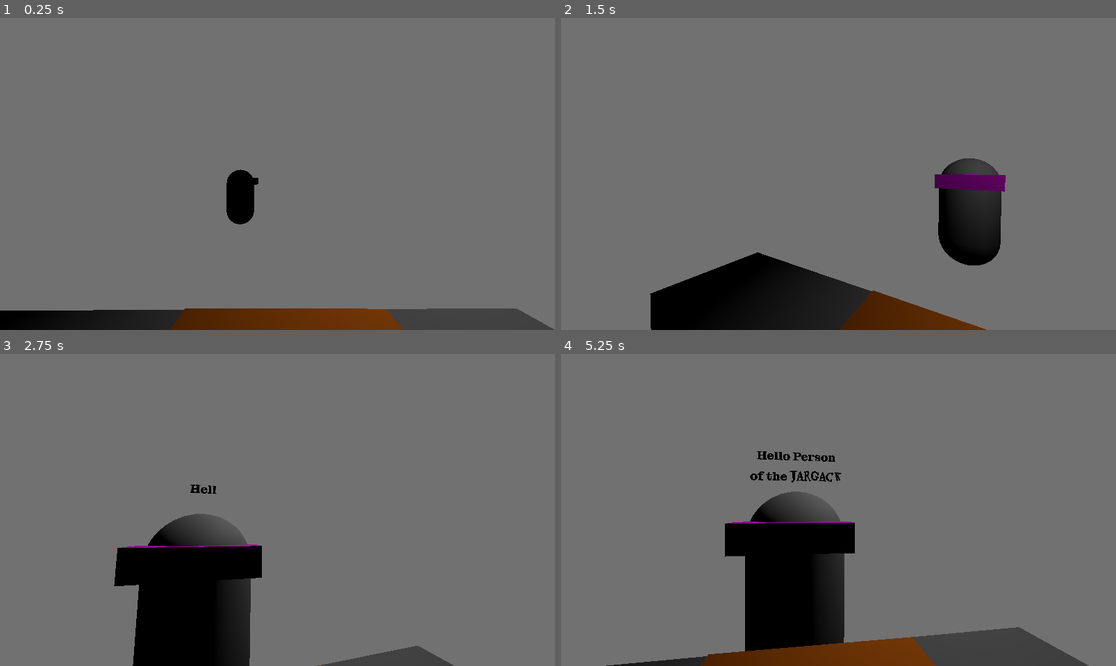
Above: before the commit, frames 1-4 (two rows, left to right).
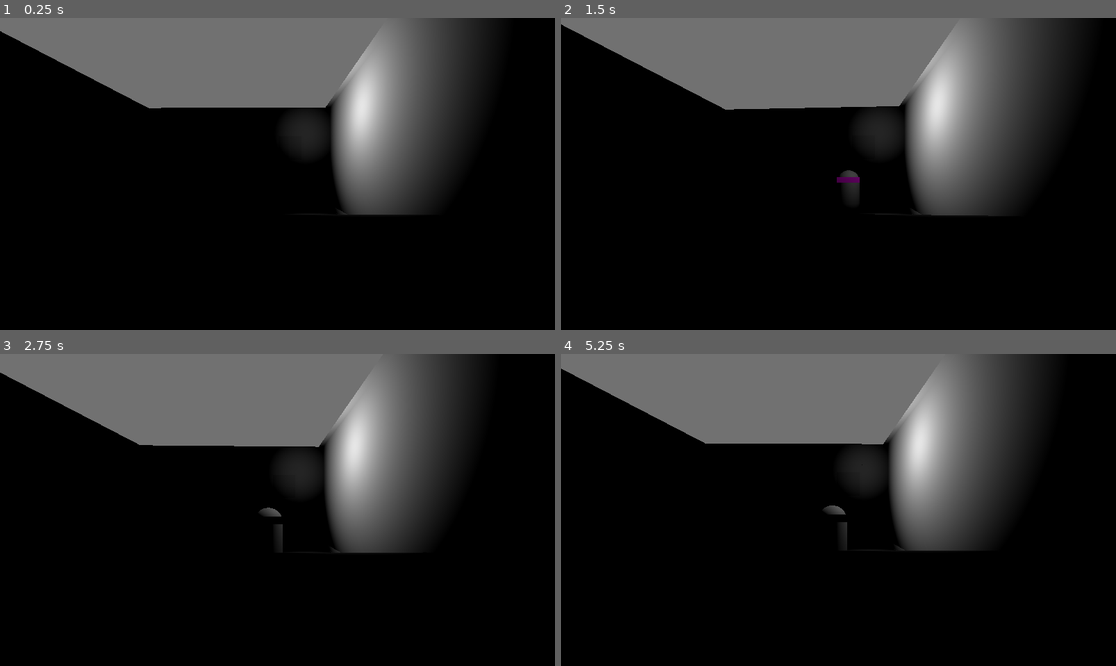
Above: after the commit, the same moments.

Repository: TheRedPipin/MonbullsAntiques
Game: Godot game, scene res://Scenes/MainScene.tscn
The game is run twice, just before and just after one commit, with the same random seed, the same clock (stepped at 60 frames per second) and the same inputs.
Inputs (mouse positions are in pixels of both pictures, inside the frame that each line leads up to):
- Up to frame 1 (0.25 s): no input
- Up to frame 2 (1.5 s): move the mouse to (866, 174) at 0.52 s; move the mouse to (810, 174) at 1.27 s
- Up to frame 3 (2.75 s): move the mouse to (288, 503) at 2.02 s
- Up to frame 4 (5.25 s): move the mouse to (832, 516) at 2.77 s; move the mouse to (877, 513) at 3.52 s; move the mouse to (794, 506) at 4.27 s; tap Enter at 5 s; move the mouse to (844, 510) at 5.02 s

The runs differ from the first frame. In frame 1, 79% of the frame differs, in the area x 0-100%, y 0-100%; in frame 2, 74%; in frame 3, 73%; in frame 4, 74%.

Commit message:
Added Basic Store [[NO TEXTURES]]

Diff:
--- a/Scenes/MainScene.tscn
+++ b/Scenes/MainScene.tscn
@@ -1,8 +1,9 @@
-[gd_scene load_steps=10 format=3 uid="uid://csibr8201025i"]
+[gd_scene load_steps=11 format=3 uid="uid://csibr8201025i"]
 
 [ext_resource type="Script" uid="uid://dna7g363tswq8" path="res://Scripts/PlayerLogic.gd" id="1_hpc76"]
 [ext_resource type="Script" uid="uid://dsyy6ynmyq23o" path="res://Scripts/MainGameLogic.gd" id="1_tr2i4"]
 [ext_resource type="PackedScene" uid="uid://dfca7nhy5ttrr" path="res://Scenes/Entitie.tscn" id="2_nhkr4"]
+[ext_resource type="PackedScene" uid="uid://cdn5hky6p4i8w" path="res://Monbull's Antiques.glb" id="4_7rqgy"]
 
 [sub_resource type="CapsuleMesh" id="CapsuleMesh_1305s"]
 
@@ -30,9 +31,9 @@
 spawn_point = NodePath("SpawnPoint")
 
 [node name="Player" type="CharacterBody3D" parent="."]
-transform = Transform3D(-0.00428043, 0.0069098, 0.999967, 0.000619058, 0.999976, -0.00690721, -0.99999, 0.000589494, -0.0042846, -0.375827, 1.1463, -0.135395)
+transform = Transform3D(-0.00428043, 0.0069098, 0.999967, 0.000619058, 0.999976, -0.00690721, -0.99999, 0.000589494, -0.0042846, 4.62417, 1.1463, -0.135395)
 script = ExtResource("1_hpc76")
-mouse_sensitivity = 0.01
+mouse_sensitivity = 0.001
 min_yaw = -120.0
 
 [node name="MeshInstance3D" type="MeshInstance3D" parent="Player"]
@@ -49,11 +50,13 @@
 
 [node name="MeshInstance3D2" type="MeshInstance3D" parent="Envioment"]
 transform = Transform3D(0.0117633, 0, -0.999931, 0, 1, 0, 0.999931, 0, 0.0117633, -1.45099, -5.96046e-08, 0.0574467)
+visible = false
 mesh = SubResource("BoxMesh_cihdc")
 skeleton = NodePath("../MeshInstance3D")
 
 [node name="MeshInstance3D" type="MeshInstance3D" parent="Envioment"]
 transform = Transform3D(1, 0, 0, 0, 1, 0, 0, 0, 1, 0.0377355, 0, -1.43969)
+visible = false
 mesh = SubResource("BoxMesh_cihdc")
 
 [node name="OmniLight3D" type="OmniLight3D" parent="Envioment"]
@@ -61,8 +64,12 @@
 
 [node name="MeshInstance3D3" type="MeshInstance3D" parent="Envioment"]
 transform = Transform3D(1, 0, 0, 0, 1, 0, 0, 0, 1, -1.44581, 0.511584, -0.187047)
+visible = false
 material_override = SubResource("StandardMaterial3D_tr2i4")
 mesh = SubResource("PlaneMesh_nhkr4")
+
+[node name="Monbull\'s Antiques" parent="Envioment" instance=ExtResource("4_7rqgy")]
+transform = Transform3D(-4.37114e-08, 0, -1, 0, 1, 0, 1, 0, -4.37114e-08, 2.46085, -4.76837e-07, 2.21976)
 
 [node name="SpawnPoint" type="Node3D" parent="."]
 transform = Transform3D(1, 0, 0, 0, 1, 0, 0, 0, 1, -8, 0, 2)
Binary file added: Monbull's Antiques.glb
Not shown, added: Monbull's Antiques.glb.import
